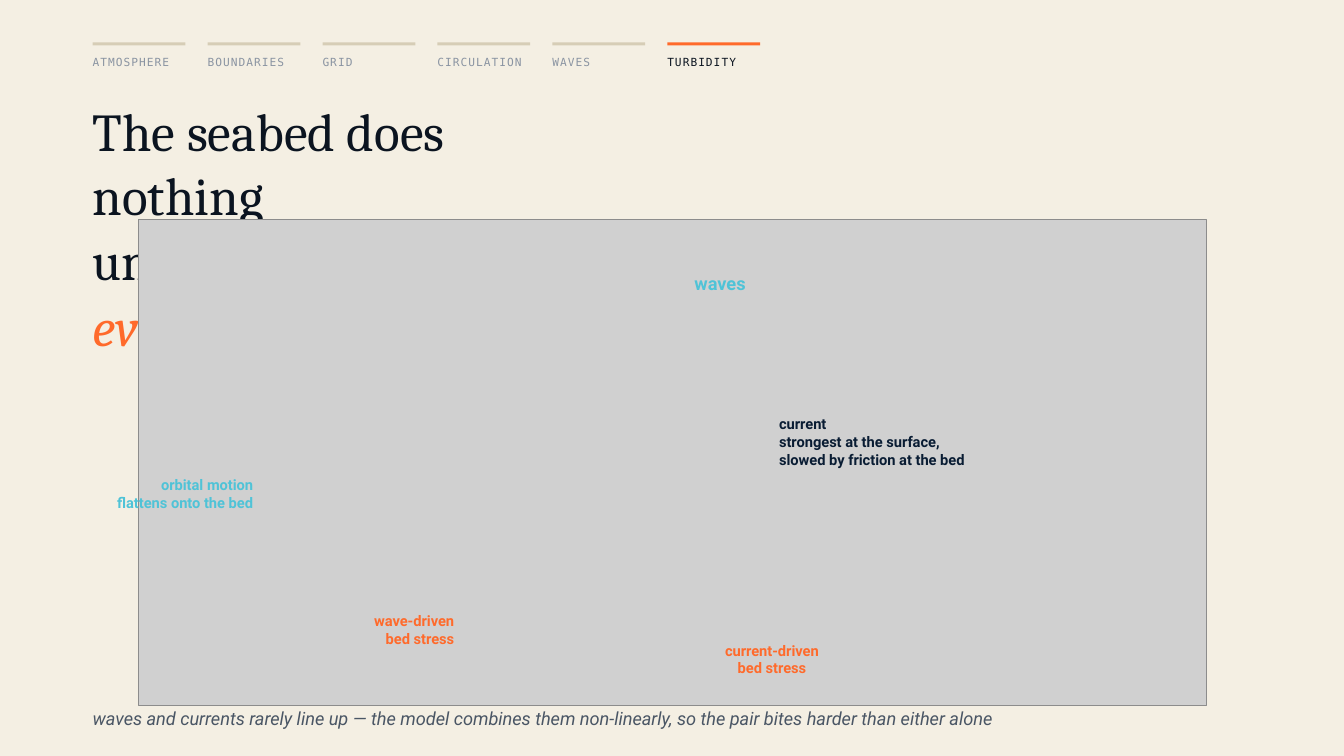
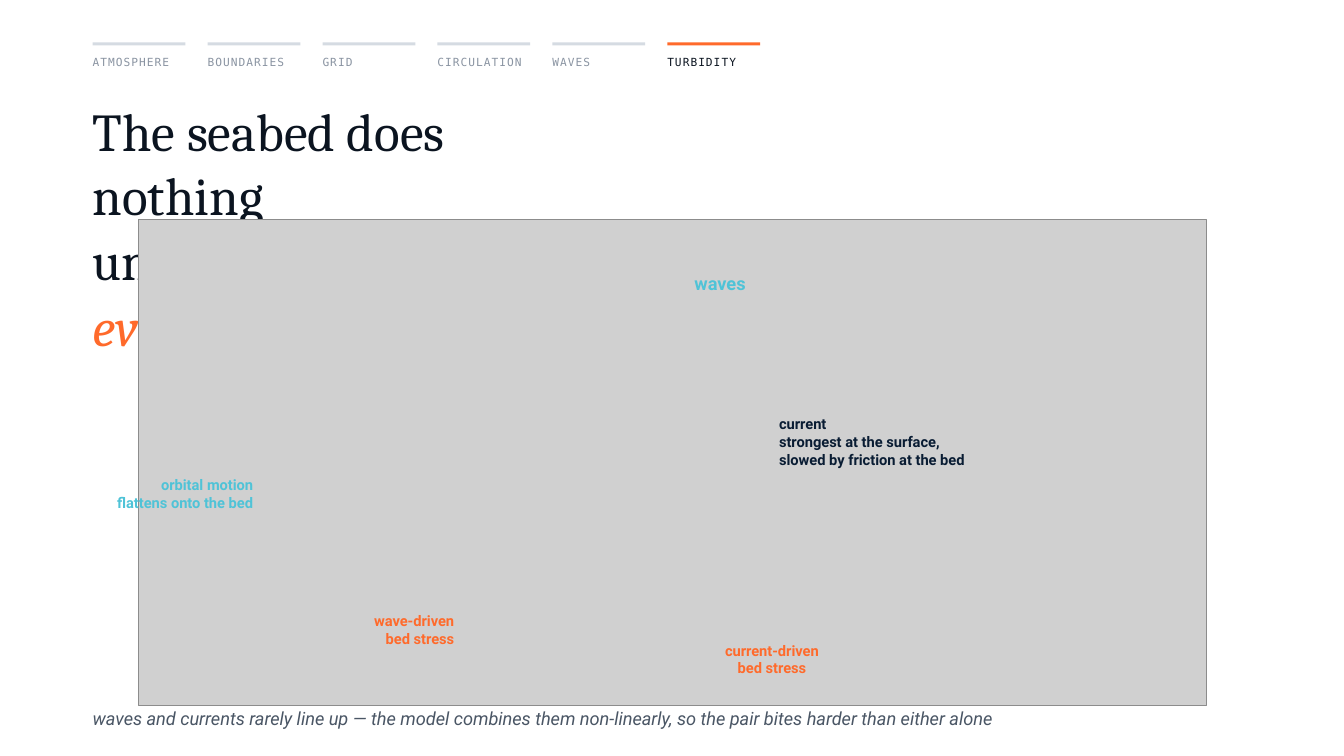
Before and after one commit to GilesFearon/oceanmotion-publications, a slide deck: slide 13 of pitch/oma-pitch-desal.pptx. Drawn at 1344x756 pixels with LibreOffice and Linux fonts; fonts in the diff are those of the drawing; grey boxes stand for pictures. Boxes give left, top, right and bottom in pixels: in the first picture for what was removed or moved away, otherwise in the second. Text is boxed around its words. In the diff, an @@ line names an element or a change of style, - is before the commit and + after.

```diff
--- a/pitch/oma-pitch-desal.pptx
+++ b/pitch/oma-pitch-desal.pptx
@@ rectangle removed at [0,0,1344,756] @@
@@ fill #D6CDB6 to #D5DBE2 in 5 elements at [93,42,186,45], [208,42,300,45], [323,42,415,45], [438,42,530,45], [553,42,645,45] @@
```
Also in this commit, not shown: 16 other slides changed, 1 slide removed, 11 other files.
